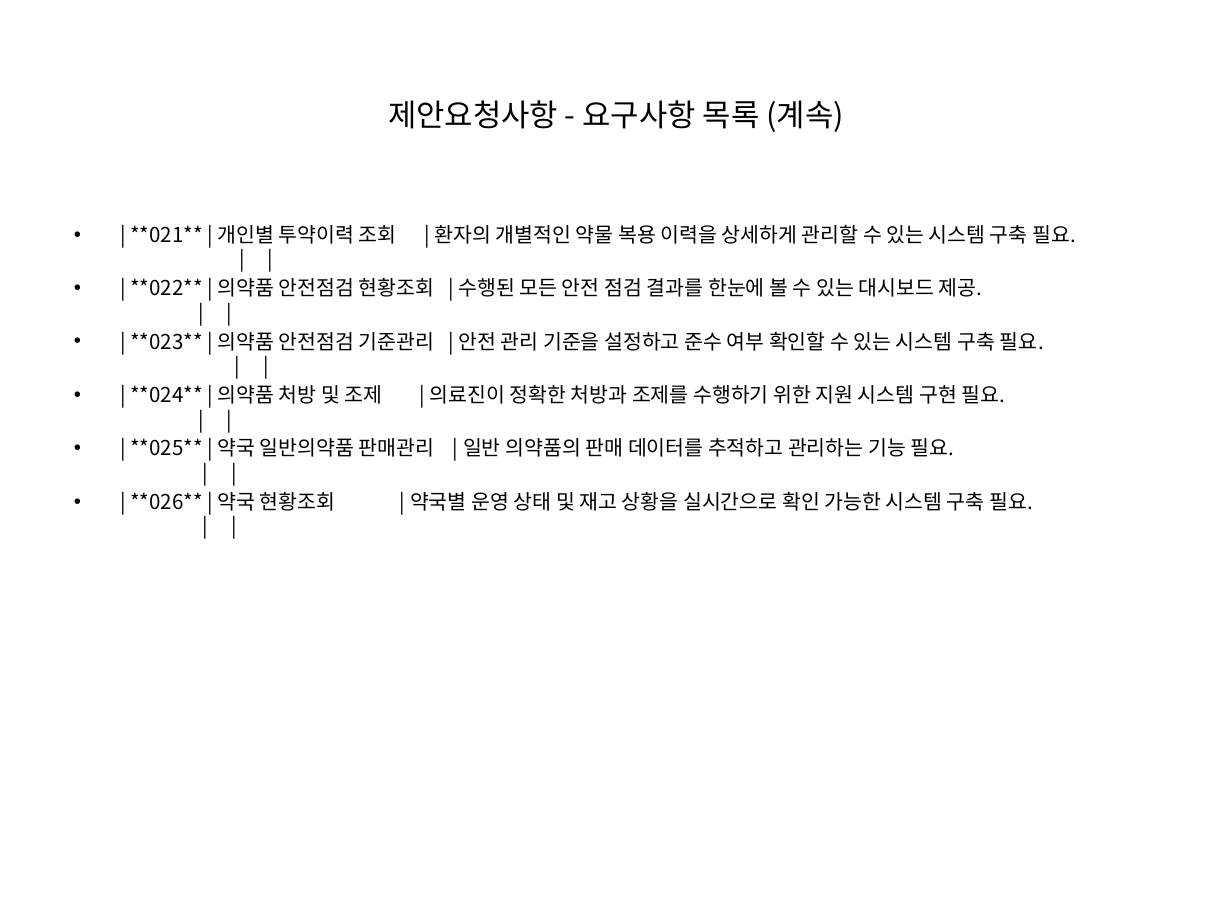
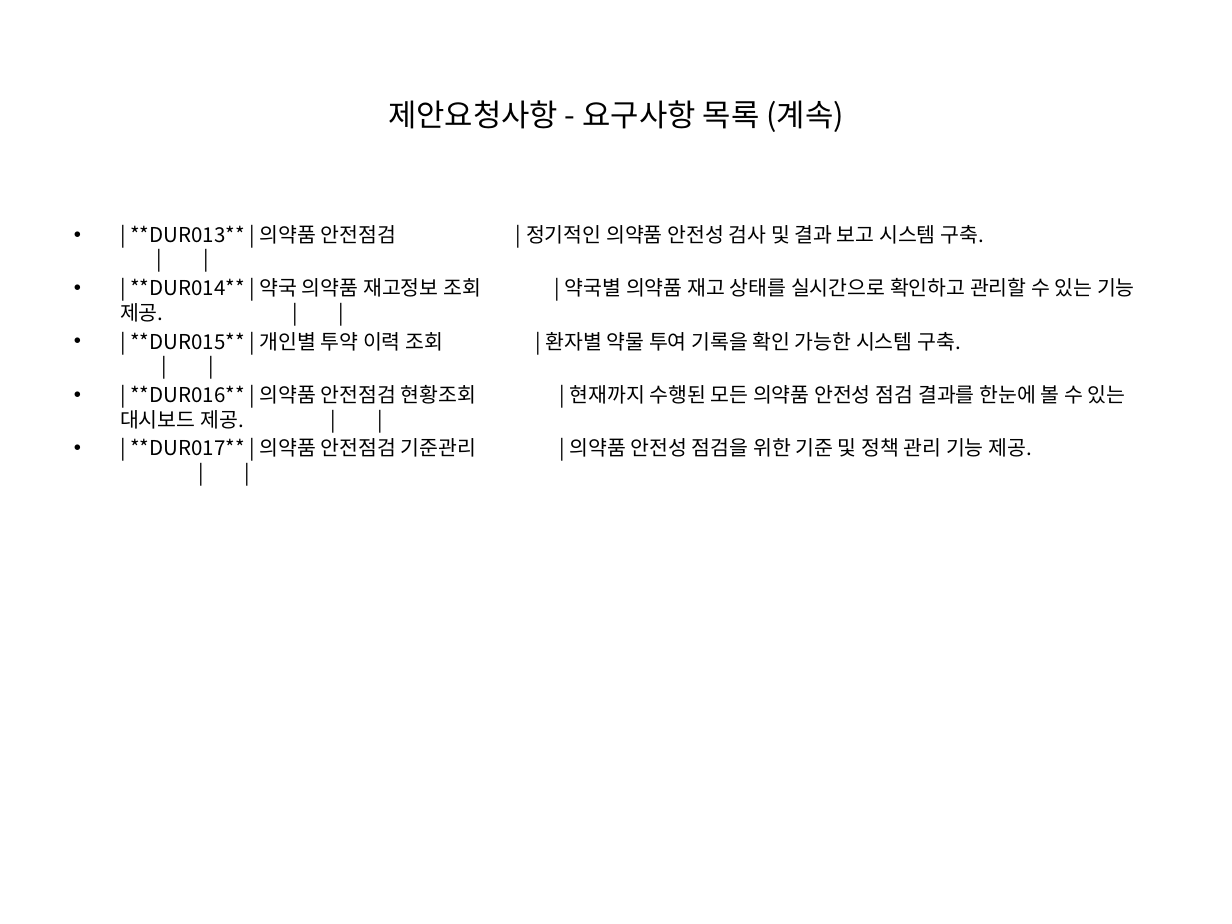
Before and after one commit to anskong/llm_mission, a slide deck: slide 26 of generated_ppt.pptx (slide 19 before the commit). Drawn at 1232x924 pixels with LibreOffice and Linux fonts; fonts in the diff are those of the drawing. Boxes give left, top, right and bottom in pixels: in the first picture for what was removed or moved away, otherwise in the second. Text is boxed around its words. In the diff, an @@ line names an element or a change of style, - is before the commit and + after.

```diff
--- a/generated_ppt.pptx
+++ b/generated_ppt.pptx
@@ text at <box>130,225,1135,457</box>: text changed @@
-• | **021** | 개인별 투약이력 조회 | 환자의 개별적인 약물 복용 이력을 상세하게 관리할 수 있는 시스템 구축 필요. | |
-• | **022** | 의약품 안전점검 현황조회 | 수행된 모든 안전 점검 결과를 한눈에 볼 수 있는 대시보드 제공. | |
-• | **023** | 의약품 안전점검 기준관리 | 안전 관리 기준을 설정하고 준수 여부 확인할 수 있는 시스템 구축 필요. | |
-• | **024** | 의약품 처방 및 조제 | 의료진이 정확한 처방과 조제를 수행하기 위한 지원 시스템 구현 필요. | |
-• | **025** | 약국 일반의약품 판매관리 | 일반 의약품의 판매 데이터를 추적하고 관리하는 기능 필요. | |
-• | **026** | 약국 현황조회 | 약국별 운영 상태 및 재고 상황을 실시간으로 확인 가능한 시스템 구축 필요. | |
+• | **DUR013** | 의약품 안전점검 | 정기적인 의약품 안전성 검사 및 결과 보고 시스템 구축. | |
+• | **DUR014** | 약국 의약품 재고정보 조회 | 약국별 의약품 재고 상태를 실시간으로 확인하고 관리할 수 있는 기능 제공. | |
+• | **DUR015** | 개인별 투약 이력 조회 | 환자별 약물 투여 기록을 확인 가능한 시스템 구축. | |
+• | **DUR016** | 의약품 안전점검 현황조회 | 현재까지 수행된 모든 의약품 안전성 점검 결과를 한눈에 볼 수 있는 대시보드 제공. | |
+• | **DUR017** | 의약품 안전점검 기준관리 | 의약품 안전성 점검을 위한 기준 및 정책 관리 기능 제공. | |
```
Also in this commit, not shown: 20 other slides changed, 7 slides added, 5 other files.
